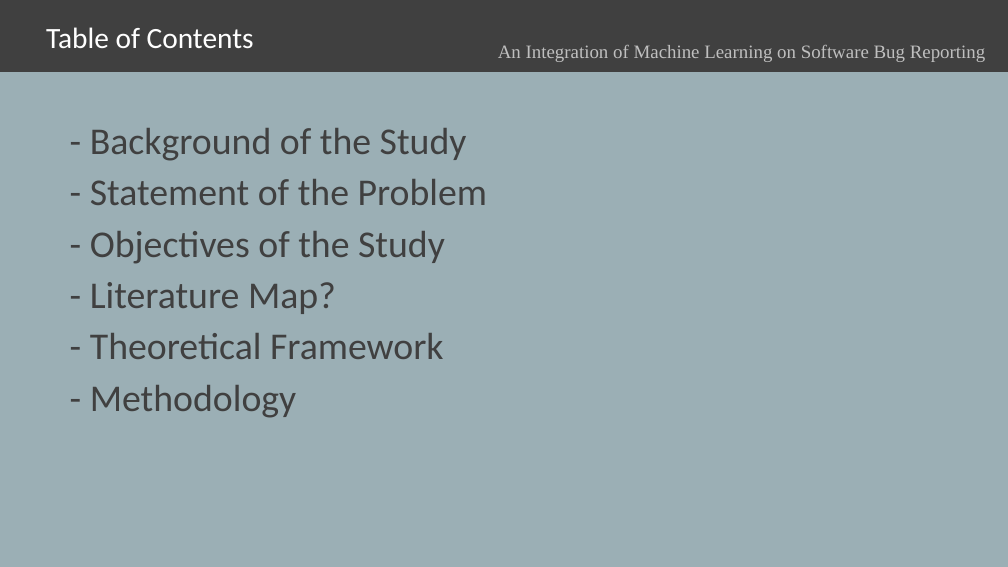
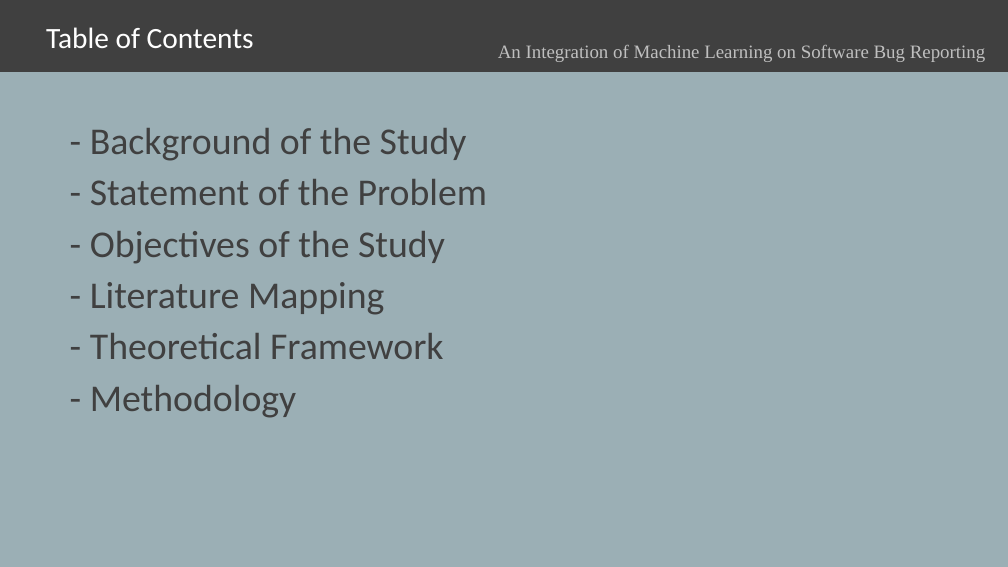
Before and after one commit to jengfad/capstone, a slide deck: slide 2 of joane/Redefense/Capstone 1_JML.pptx. Drawn at 1008x567 pixels with LibreOffice and Linux fonts; fonts in the diff are those of the drawing. Boxes give left, top, right and bottom in pixels: in the first picture for what was removed or moved away, otherwise in the second. Text is boxed around its words. In the diff, an @@ line names an element or a change of style, - is before the commit and + after.

```diff
--- a/joane/Redefense/Capstone 1_JML.pptx
+++ b/joane/Redefense/Capstone 1_JML.pptx
@@ text at [90,282,384,315]: text changed @@
-• - Literature Map?
+• - Literature Mapping
```
Also in this commit, not shown: 3 other slides changed, 4 slides added, 4 other files.
